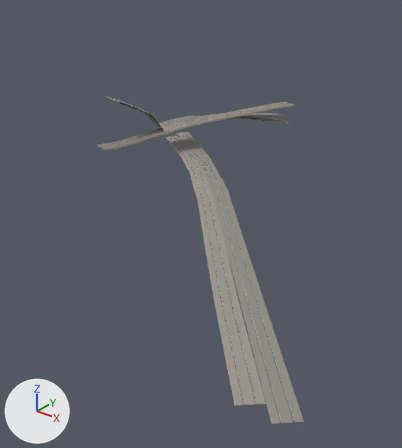
Before and after pictures for a commit that changed the glTF model web/public/models/trains/tiles/rt_4_2.glb.
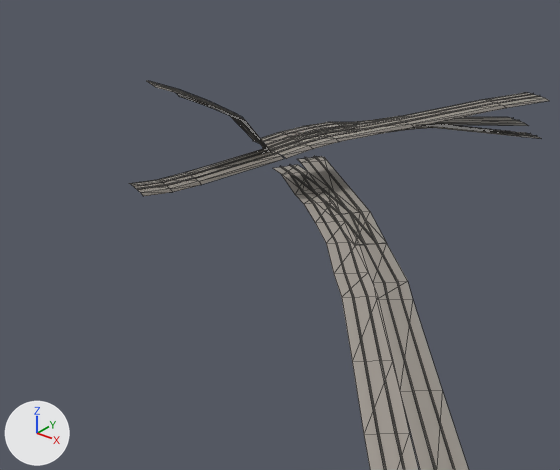
Each version is shown whole from a 50 mm camera at (904.6, 450.7, 39.9) aimed at (837.1, 535.1, -12.5), then close up on the part from 9% to 75% of the width and 13% to 63% of the height. Arrows for +X, +Y and +Z are at lower left; the lights stay in place. The older version's two pictures come first. The close-ups show mesh edges as thin lines. Where no turn or scale is listed for an object, it has been applied to the vertices. Vertices at exactly the same position are counted once.

Script lines for the objects in view, before the commit:
```python
me_mesh_0 = bpy.data.meshes.new('Mesh_0')
me_mesh_0.from_pydata(...)  # 674 vertices, 592 faces; spans x 0.0..87.6, y -107.8..0.0, z 0.0..15.5
me_mesh_0.materials.append(mat_defaultmaterial)
ob_mesh_0 = bpy.data.objects.new('Mesh_0', me_mesh_0)
ob_mesh_0.location = (796.8, 599.5, -7.7)
```
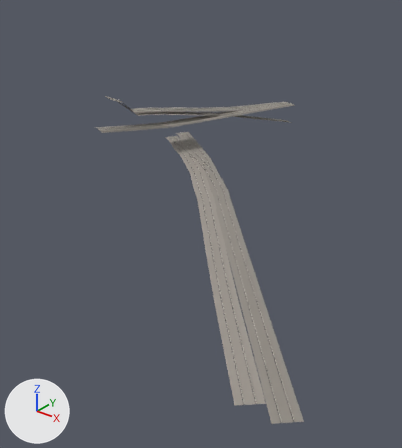
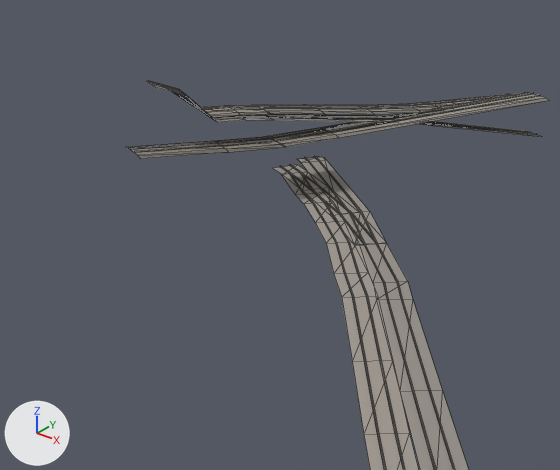
Location of each change, [x1, y1, x2, y2] in pixels of the close-ups (560 x 470 px; the box of a moved part takes in the faces that stretch with it):
'Mesh_0', reshaped: before [129, 81, 549, 470]; after [127, 81, 549, 470]
part 1 of me_mesh_0, rebuilt: before [255, 116, 529, 148]; after [283, 115, 531, 133]
part 2 of me_mesh_0, rebuilt: before [263, 125, 539, 154]; after [266, 114, 541, 137]
part 3 of me_mesh_0, rebuilt: before [303, 125, 526, 136]; after [287, 114, 530, 132]
part 4 of me_mesh_0, rebuilt: before [315, 125, 529, 137]; after [270, 117, 536, 135]
part 5 of me_mesh_0, rebuilt: before [285, 125, 524, 141]; after [272, 116, 534, 134]
part 6 of me_mesh_0, rebuilt (7% wider, 56% shorter): before [264, 117, 485, 141]; after [259, 97, 495, 107]
part 7 of me_mesh_0, rebuilt: before [265, 119, 474, 145]; after [302, 104, 455, 109]
part 8 of me_mesh_0, rebuilt: before [268, 120, 493, 145]; after [309, 102, 466, 108]
part 9 of me_mesh_0, rebuilt (52% shorter): before [263, 118, 503, 142]; after [262, 95, 505, 106]
part 10 of me_mesh_0, rebuilt (21% shorter): before [278, 96, 538, 153]; after [281, 95, 537, 140]
part 11 of me_mesh_0, rebuilt (19% shorter): before [273, 94, 531, 150]; after [272, 93, 530, 138]
part 12 of me_mesh_0, added: after [256, 94, 511, 114]
part 13 of me_mesh_0, deleted: before [129, 148, 284, 196]
part 14 of me_mesh_0, deleted: before [138, 150, 272, 186]
part 15 of me_mesh_0, deleted: before [138, 153, 276, 190]
part 16 of me_mesh_0, moved or reshaped: before [177, 89, 527, 158]; after [127, 90, 339, 159]
part 17 of me_mesh_0, recoloured: before [494, 93, 538, 102]; after [326, 94, 537, 133]

The change, as a list of edits to the scene's bpy script:
```text
Change me_mesh_0:
    used by ob_mesh_0; location = (796.8, 599.5, -7.7)
    remove me_mesh_0.from_pydata(...)  # 674 vertices, 592 faces; spans x 0.0..87.6, y -107.8..0.0, z 0.0..15.5
    add me_mesh_0.from_pydata(...)  # 584 vertices, 492 faces; spans x 0.0..87.6, y -107.8..0.0, z 0.0..15.5
    me_mesh_0 part 1: the loose piece of 32 vertices spanning x 4.7..23.4, y -41.8..0.0, z 2.7..6.6 is rebuilt with 12 vertices and now spans x 8.2..23.4, y -41.4..-0.9, z 1.5..9.8
    me_mesh_0 part 2: the loose piece of 18 vertices spanning x 7.2..25.7, y -42.3..-0.5, z 1.2..6.6 is rebuilt with 12 vertices and now spans x 7.2..25.7, y -42.3..-0.5, z 1.4..9.7
    me_mesh_0 part 3: the loose piece of 18 vertices spanning x 8.2..23.4, y -41.4..-0.9, z 1.2..6.6 is rebuilt with 12 vertices and now spans x 8.3..23.3, y -41.4..-0.9, z 1.6..9.9
    me_mesh_0 part 4: the loose piece of 18 vertices spanning x 9.6..24.7, y -41.9..-1.4, z 1.2..6.6 is rebuilt with 12 vertices and now spans x 9.6..24.7, y -41.9..-1.4, z 1.5..9.8
    me_mesh_0 part 5: the loose piece of 18 vertices spanning x 8.3..23.3, y -41.4..-0.9, z 1.3..6.8 is rebuilt with 12 vertices and now spans x 9.6..24.7, y -41.9..-1.4, z 1.6..9.9
    me_mesh_0 part 6: the loose piece of 16 vertices spanning x 6.6..20.1, y -40.8..-0.6, z 3.0..6.7 is rebuilt with 14 vertices and now spans x 6.5..20.2, y -40.8..-0.6, z 6.4..10.5
    me_mesh_0 part 7: the loose piece of 16 vertices spanning x 7.9..21.5, y -41.2..-1.1, z 3.0..6.7 is rebuilt with 14 vertices and now spans x 7.9..21.5, y -41.2..-1.1, z 6.4..10.5
    me_mesh_0 part 8: the loose piece of 16 vertices spanning x 7.9..21.5, y -41.2..-1.1, z 2.9..6.6 is rebuilt with 14 vertices and now spans x 7.9..21.5, y -41.2..-1.1, z 6.5..10.6
    me_mesh_0 part 9: the loose piece of 16 vertices spanning x 6.5..20.2, y -40.8..-0.6, z 2.9..6.6 is rebuilt with 14 vertices and now spans x 6.6..20.1, y -40.8..-0.6, z 6.5..10.6
    me_mesh_0 part 10: the loose piece of 12 vertices spanning x 11.2..24.8, y -42.5..-1.5, z 5.7..7.2 is rebuilt with 6 vertices and now spans x 11.3..24.8, y -42.5..-1.5, z 7.3
    me_mesh_0 part 11: the loose piece of 12 vertices spanning x 9.9..23.4, y -42.1..-1.0, z 5.7..7.2 is rebuilt with 6 vertices and now spans x 9.9..23.4, y -42.1..-1.0, z 7.3
    me_mesh_0 part 12: a new loose piece of 28 vertices spanning x 4.7..23.4, y -41.8..0.0, z 6.1..10.4, in mat_defaultmaterial
    me_mesh_0 part 13: the loose piece of 16 vertices spanning x 0.8..13.2, y -60.2..-41.2, z 3.4..5.7 is deleted
    me_mesh_0 part 14: the loose piece of 8 vertices spanning x 2.6..10.1, y -58.9..-41.9, z 3.7..5.7 is deleted
    me_mesh_0 part 15: the loose piece of 8 vertices spanning x 3.9..11.4, y -59.4..-42.5, z 3.7..5.7 is deleted
    me_mesh_0 part 16: 70 vertices moved from x 1.6..24.8, y -49.1..-1.0, z 5.3..12.4 to x 1.6..24.8, y -49.1..-1.0, z 6.9..11.1; 56 vertices removed from x 5.1..24.7, y -47.9..-1.4, z 1.3..12.3; 50 vertices added at x 0.8..13.3, y -60.2..-41.2, z 7.0..10.5
    me_mesh_0 part 17: 6 kept faces spanning x 6.7..24.8, y -44.7..-1.0, z 7.1..10.3 get new vertex colours; the middle colour goes from light grey #cdc6be to dark grey #47423d
    other edits to the shape of me_mesh_0 do not show in these pictures
```
